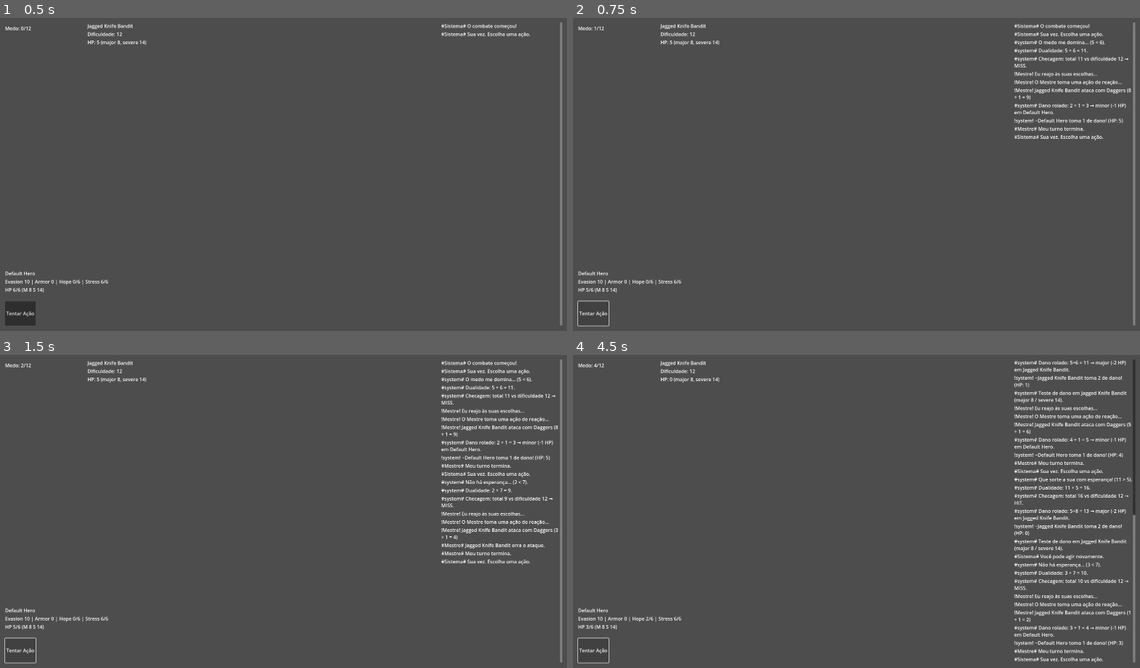
Above: before the commit, frames 1-4 (two rows, left to right).
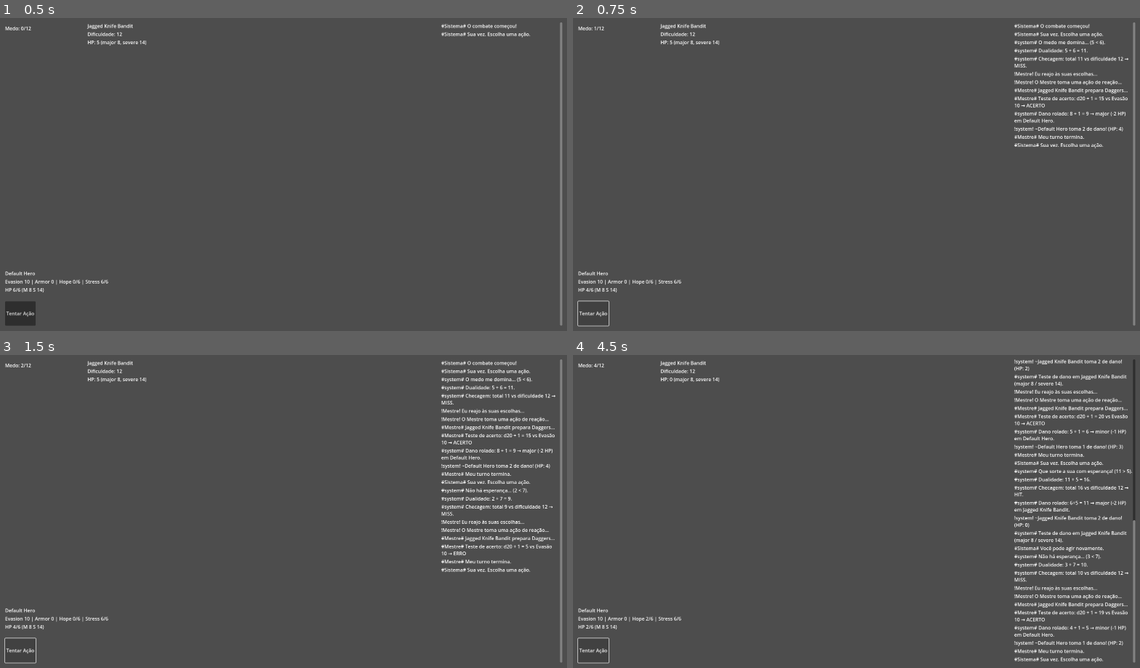
Above: after the commit, the same moments.

Repository: lucsantunes/daggerheart
Game: Godot game, scene res://scenes/CombatScene.tscn
Two runs of this game, one before a commit and one after it. Both use one fixed random seed, a clock stepped at 60 frames per second and the inputs below. The project has no main scene, so this scene is started directly.
Inputs:
- Up to frame 1 (0.5 s): no input
- Up to frame 2 (0.75 s): click "Tentar Ação" at 0.5 s
- Up to frame 3 (1.5 s): click "Tentar Ação" at 1.25 s
- Up to frame 4 (4.5 s): click "Tentar Ação" at 2 s; tap Enter at 2.75, 4.25 s; tap L at 2.85, 3.6, 4.35 s; tap Space at 3.5 s

Frame 1 is identical in both runs. In frame 2, 1.1% of the frame differs, in the area x 2-99%, y 22-88%; in frame 3, 2.4%; in frame 4, 4.7%, in the area x 2-100%, y 1-93%.

Commit message:
Refactor MasterAI's attack logic to announce intent before rolling damage, improving clarity in combat interactions. Update chat log entries for hit checks to enhance narrative detail during gameplay.

Diff:
--- a/scripts/master_ai.gd
+++ b/scripts/master_ai.gd
@@ -43,15 +43,9 @@
 				if monster.data.has("name"):
 					monster_name = String(monster.data.name)
 
-	var total := 0
-	if dice_roller and dice_roller.has_method("roll_string"):
-		total = int(dice_roller.roll_string(weapon_roll))
-		var breakdown := str(total)
-		if typeof(dice_roller.last_roll_details) == TYPE_DICTIONARY and dice_roller.last_roll_details.has("breakdown"):
-			breakdown = str(dice_roller.last_roll_details["breakdown"])
-		print("[MasterAI] %s orders %s to strike (%s = %d)" % [monster_name, weapon_name, breakdown, total])
-		if chat_log and chat_log.has_method("add_entry"):
-			chat_log.add_entry("Mestre", "%s ataca com %s (%s = %d)" % [monster_name, weapon_name, breakdown, total], "effect")
+	# Announce intent only; do not roll damage before hit check
+	if chat_log and chat_log.has_method("add_entry"):
+		chat_log.add_entry("Mestre", "%s prepara %s..." % [monster_name, weapon_name], "narration")
 
 		# If player target exists and combat manager provided, perform to-hit check then damage
 		if player_party and combat_manager and player_party.has_method("get_first_alive_player"):
@@ -68,13 +62,15 @@
 					to_hit = randi_range(1, 20) + attack_bonus
 				print("[MasterAI] To-Hit roll: d20 + %d = %d vs evasion %d" % [attack_bonus, to_hit, int(player_target.data.evasion)])
 				var hit := to_hit >= int(player_target.data.evasion)
+				if chat_log and chat_log.has_method("add_entry"):
+					var ev := int(player_target.data.evasion)
+					var outcome := ("ACERTO" if hit else "ERRO")
+					chat_log.add_entry("Mestre", "Teste de acerto: d20 + %d = %d vs Evasão %d → %s" % [attack_bonus, to_hit, ev, outcome], "narration")
 				if hit:
 					print("[MasterAI] HIT. Resolving damage into %s" % player_target.data.name)
 					combat_manager.resolve_attack(monster, player_target, weapon_roll)
 				else:
 					print("[MasterAI] MISS against %s" % player_target.data.name)
-					if chat_log and chat_log.has_method("add_entry"):
-						chat_log.add_entry("Mestre", "%s erra o ataque." % monster_name, "narration")
 	else:
 		print("[MasterAI] DiceRoller not available; cannot roll damage.")
 
